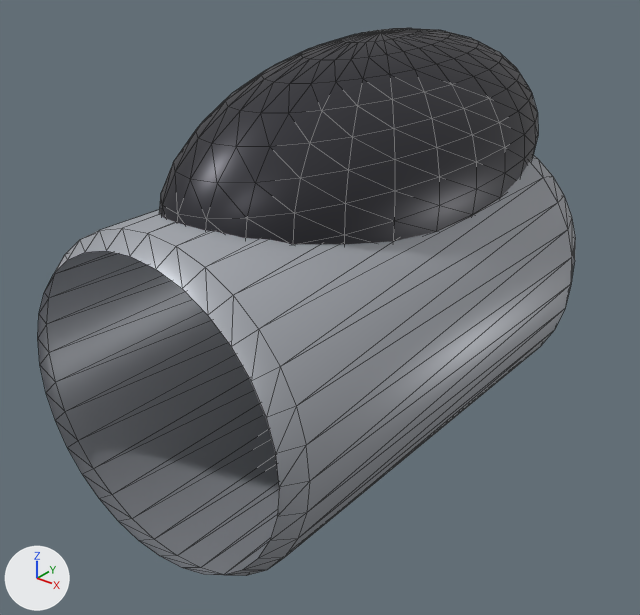
The glTF model models/cockpit_bubble.glb: old version first, new version second.
Rendered twice from a camera (50 mm lens) standing at (2.05, -2.82, 1.66) and looking at (-0.07, -0.17, 0.01). The lights are fixed; the arrows at lower left show +X, +Y and +Z. The first picture is the older version. Mesh edges are drawn as thin lines. Where no turn or scale is listed for an object, it has been applied to the vertices. Vertices at exactly the same position are counted once.

Objects in the first picture: 'cockpit_bubble'.
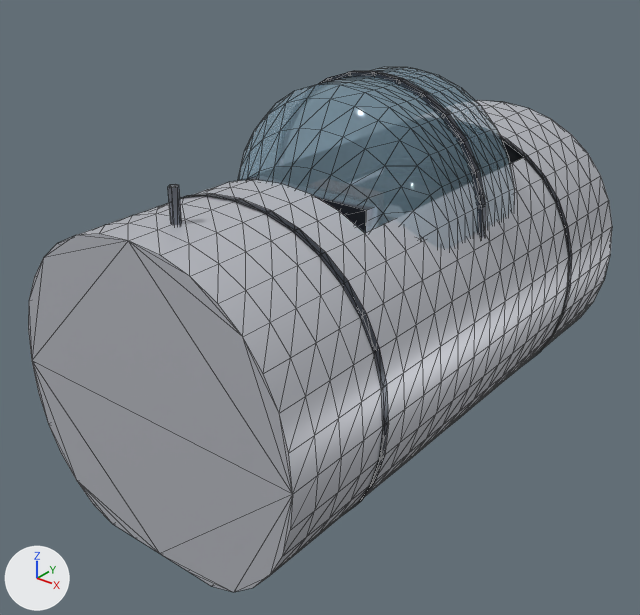
Pixel boxes (x1, y1, x2, y2) of what changed, in the pictures (640 x 615 px):
'cockpit_bubble', recoloured, surface changed, reshaped, rescaled (9% wider, 10% shorter)
    before: (38, 28, 575, 576)
    after: (28, 100, 612, 592)
'cockpit_bubble_Glas', added
    after: (237, 66, 514, 249)
    faces in mat_glass (blue #9ec2d6): (237, 66, 514, 249)
    faces in mat_frame (greyish blue #4c525c): (319, 71, 486, 238)
part 1 of me_body, added
    after: (247, 177, 373, 233)
part 2 of me_body, added
    after: (168, 184, 182, 225)
part 3 of me_body, rebuilt
    before: (38, 155, 575, 576)
    after: (28, 100, 612, 592)
part 4 of me_body, added
    after: (181, 193, 389, 512)
part 5 of me_body, added
    after: (500, 136, 572, 363)
part 6 of me_body, cut back
    before: (159, 28, 538, 245)

The change in detail:
Material 'cockpit_body' (mat_cockpit_body) changes colour from grey #adb1b8 to light grey #c7c9d1; in linear values from (0.42, 0.44, 0.48) to (0.57, 0.587, 0.638).
In material 'cockpit_body' (mat_cockpit_body), roughness goes from 0.45 to 0.42.
Material 'dark' (mat_dark) changes colour from dark grey #3f3f45 to black #191c21; in linear values from (0.05, 0.05, 0.06) to (0.01, 0.0116, 0.0153).
In material 'dark' (mat_dark), roughness goes from 0.4 to 0.6.
Material 'glass' (mat_glass) changes colour from blue #4b6981 to blue #9ec2d6; in linear values from (0.07, 0.14, 0.22) to (0.342, 0.538, 0.674).
Material 'leather' (mat_leather) is new.
Its base color is (0.0684, 0.0272, 0.0134) (brown #4a2e1f).
Its roughness is 0.72.
Material 'frame' (mat_frame) is new.
Its base color is (0.0732, 0.0835, 0.107) (greyish blue #4c525c).
Its metallic is 0.7.
Its roughness is 0.35.
Material 'metal' (mat_metal) is new.
Its base color is (0.263, 0.285, 0.33) (grey #8c919b).
Its metallic is 0.8.
Its roughness is 0.3.
Material 'gauge' (mat_gauge) is new.
Its base color is (0.477, 0.538, 0.604) (light grey #b8c2cc).
Its metallic is 0.1.
Its roughness is 0.25.
me_body is used by ob_cockpit_bubble; location (0.0, 0.0, 0.0); scale (0.65, 1.0, 0.65).
me_body had 1052 vertices, 2008 faces and spanned x -1.0..1.0, y -1.2..1.25, z -1.0..1.71.
me_body now has 1067 vertices, 1898 faces and spans x -0.65..0.65, y -1.2..1.2, z -0.59..0.77.
me_body part 1: a new loose piece, a box spanning x -0.292..0.292, y -0.355..-0.285, z 0.338..0.578, in mat_frame (greyish blue #4c525c).
me_body part 2: a new loose piece, a 6-sided cylinder along z spanning x -0.018..0.018, y -1.016..-0.984, z 0.474..0.774, in mat_metal (grey #8c919b).
me_body part 3: the loose piece of 160 vertices spanning x -1.0..1.0, y -1.2..1.2, z -1.0..1.0 is rebuilt with 659 vertices and now spans x -0.65..0.65, y -1.2..1.2, z -0.58..0.65.
me_body part 4: a new loose piece of 64 vertices spanning x -0.65..0.65, y -0.74..-0.7, z -0.59..0.65, in mat_frame (greyish blue #4c525c).
me_body part 5: a new loose piece of 64 vertices spanning x -0.65..0.65, y 0.7..0.74, z -0.59..0.65, in mat_frame (greyish blue #4c525c).
me_body part 6: 868 vertices removed from x -0.73..0.73, y -1.01..1.25, z 0.05..1.71; 48 vertices added at x -0.31..0.31, y -0.13..0.74, z -0.17..0.42.
Other edits to the shape of me_body do not show in these pictures.
me_body no longer uses material mat_glass (blue #4b6981).
me_body gains material mat_frame (greyish blue #4c525c).
me_body gains material mat_leather (brown #4a2e1f).
me_body gains material mat_gauge (light grey #b8c2cc).
me_body gains material mat_metal (grey #8c919b).
Mesh me_cockpit_bubble_glas is new.
It has 667 vertices, 1088 faces and spans x -0.535..0.535, y -0.48..0.672, z 0.342..0.966.
Faces by material slot: [560, 528].
It uses material mat_glass (blue #9ec2d6).
It uses material mat_frame (greyish blue #4c525c).
Object 'cockpit_bubble' (ob_cockpit_bubble) is rescaled from (0.65, 1.0, 0.65) to (1.0, 1.0, 1.0).
Object 'cockpit_bubble_Glas' (ob_cockpit_bubble_glas) is new; it shows me_cockpit_bubble_glas.
Its location is (0.0, 0.0, 0.0).
